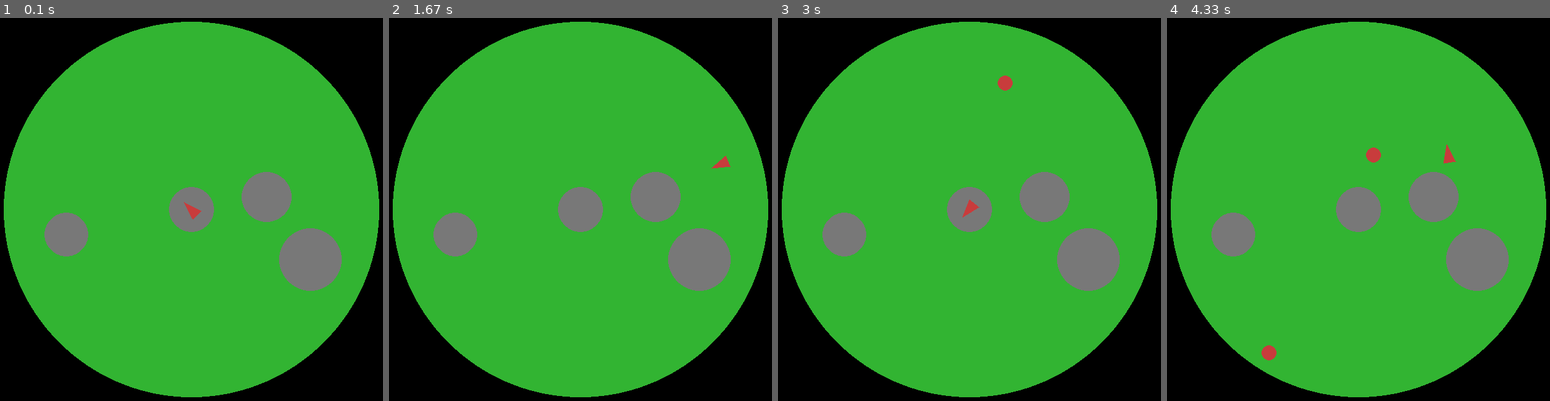
Above: before the commit, frames 1-4 (left to right).
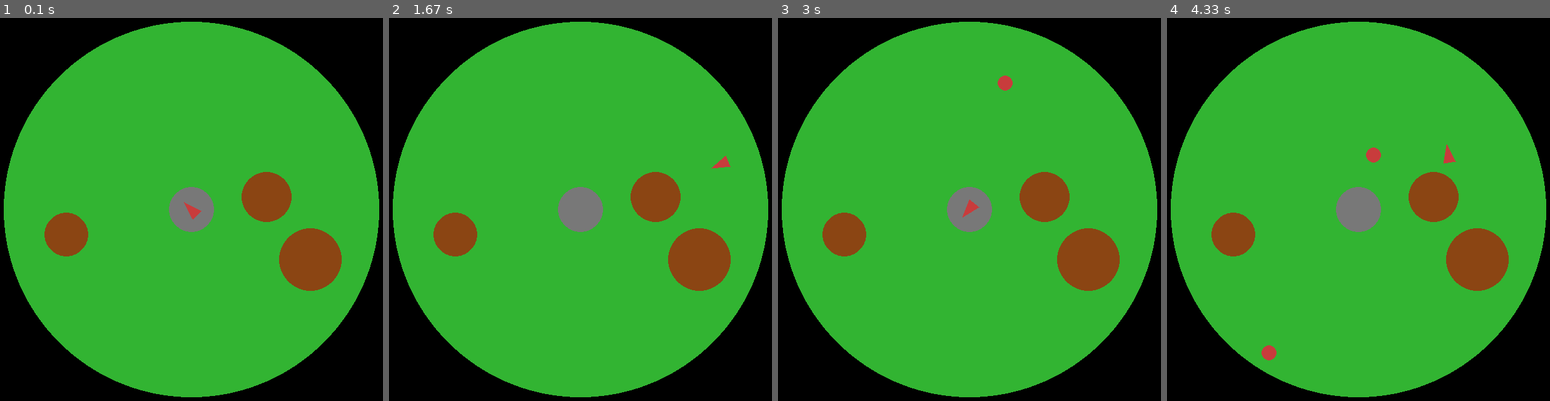
Above: after the commit, the same moments.

Repository: muluken12gg/pygame-alien-defender-game
Game: pygame game, started from main.py
The game is run twice, just before and just after one commit, with the same random seed, the same clock (stepped at 60 frames per second) and the same inputs.
Inputs (mouse positions are in pixels of both pictures, inside the frame that each line leads up to):
- Up to frame 1 (0.1 s): no input
- Up to frame 2 (1.67 s): hold D 0.33-0.8 s; move the mouse to (561, 232) at 0.37 s; hold W 0.83-1.13 s; hold D 1.17-1.63 s
- Up to frame 3 (3 s): hold A 1.67-2.2 s; hold S 2.23-2.53 s; hold A 2.57-2.97 s
- Up to frame 4 (4.33 s): hold W 3-3.37 s; click (1431, 33) at 3.45 s; hold D from 3.73 s (still down)

The runs differ from the first frame. In frame 1, 4.4% of the frame differs, in the area x 11-90%, y 40-72%; in frame 2, 4.4%; in frame 3, 4.4%; in frame 4, 4.4%.

Commit message:
feat: add alien shooting system toward player

Diff:
--- a/main.py
+++ b/main.py
@@ -13,6 +13,15 @@
 red = (200,60,60)
 yellow = (255,220,100)
 gray = (120,120,120)
+sky_blue = (135, 206, 235)
+orange = (255, 165, 0)
+purple = (128, 0, 128)
+lava_red = (207, 16, 32)
+brown = (139, 69, 19)
+pink = (255, 105, 180)
+yellow_2 = (255, 255, 0)
+cyan = (0, 255,255)
+magenta = (255, 0, 255)
 
 clock = pygame.time.Clock()
 FPS = 60
@@ -43,6 +52,11 @@
 bullets = []
 bullet_speed = 8
 bullet_radius = 3
+
+alien_bullets = []
+alien_bullet_radius = 4
+alien_bullet_speed = 6
+alien_shoot_delay = 90
 
 def draw_player(surface, x, y, angle):
     size = 16
@@ -115,21 +129,61 @@
                 bullets.remove(bullet)
                 break
 
+    for bullet in alien_bullets[:]:
+        bullet[0] += bullet[2]
+        bullet[1] += bullet[3]
+
+        if math.hypot(bullet[0] - planet_center[0], bullet[1] - planet_center[1]) > planet_radius:
+            alien_bullets.remove(bullet)
+            continue
+
+        for mx, my, mr in mountains:
+            if math.hypot(bullet[0] - mx, bullet[1] - my) < mr:
+                alien_bullets.remove(bullet)
+                break
+
+        if math.hypot(bullet[0] - player_x, bullet[1] - player_y) < player_radius:
+            alien_bullets.remove(bullet)
+            break
+
     spawn_time += 1
     if spawn_time >= alien_spawn_delay:
         spawn_time = 0
         angle = random.uniform(0, 2 * math.pi)
         ax = planet_center[0] + math.cos(angle) * planet_radius
         ay = planet_center[1] + math.sin(angle) * planet_radius
-        aliens.append([ax, ay])
+        aliens.append({
+            "x" : ax,
+            "y" : ay,
+            "cooldown" : random.randint(30, alien_shoot_delay)
+        })
 
     for alien in aliens:
-        dx = planet_center[0] - alien[0]
-        dy = planet_center[1] - alien[1]
+        dx = planet_center[0] - alien["x"]
+        dy = planet_center[1] - alien["y"]
         length = math.hypot(dx, dy)
         if length != 0:
-            alien[0] += dx/length * alien_speed
-            alien[1] += dy/length * alien_speed
+            alien["x"] += dx/length * alien_speed
+            alien["y"] += dy/length * alien_speed
+
+        alien["cooldown"] -= 1
+        if alien["cooldown"] <= 0:
+            alien["cooldown"] = alien_shoot_delay
+
+            shoot_dx = player_x - alien["x"]
+            shoot_dy = player_y - alien["y"]
+            shoot_len = math.hypot(shoot_dx, shoot_dy)
+
+            if shoot_len != 0:
+                vx = shoot_dx/shoot_len * alien_bullet_speed
+                vy = shoot_dy/shoot_len * alien_bullet_speed
+
+            alien_bullets.append([
+                alien["x"],
+                alien["y"],
+                vx,
+                vy
+            ])
 
     screen.fill(black)
     pygame.draw.circle(screen, green, planet_center, planet_radius)
@@ -137,10 +191,12 @@
     draw_player(screen, player_x, player_y, player_angle)
 
     for alien in aliens:
-        pygame.draw.circle(screen, red, (int(alien[0]), int(alien[1])), alien_radius)
+        pygame.draw.circle(screen, red, (int(alien["x"]), int(alien["y"])), alien_radius)
 
     for mx, my, mr in mountains:
-        pygame.draw.circle(screen, gray, (mx, my), mr)
+        pygame.draw.circle(screen, brown, (mx, my), mr)
+    for bullet in alien_bullets:
+        pygame.draw.circle(screen, pink, (int(bullet[0]), int(bullet[1])), alien_bullet_radius)
     for bullet in bullets:
         pygame.draw.circle(
             screen, yellow, (int(bullet[0]), int(bullet[1])), bullet_radius
